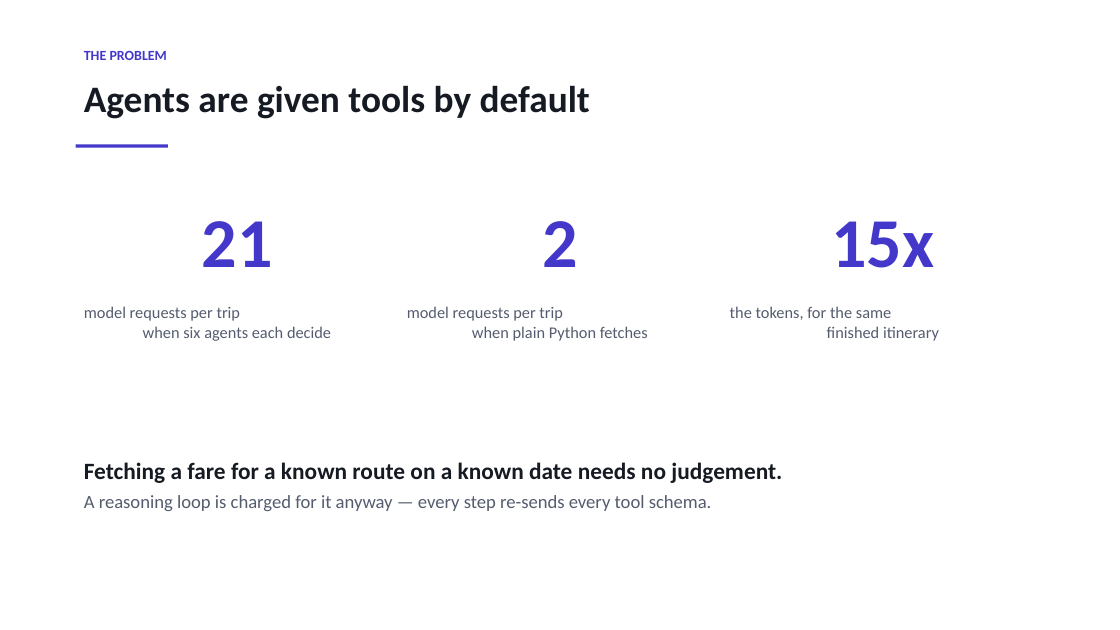
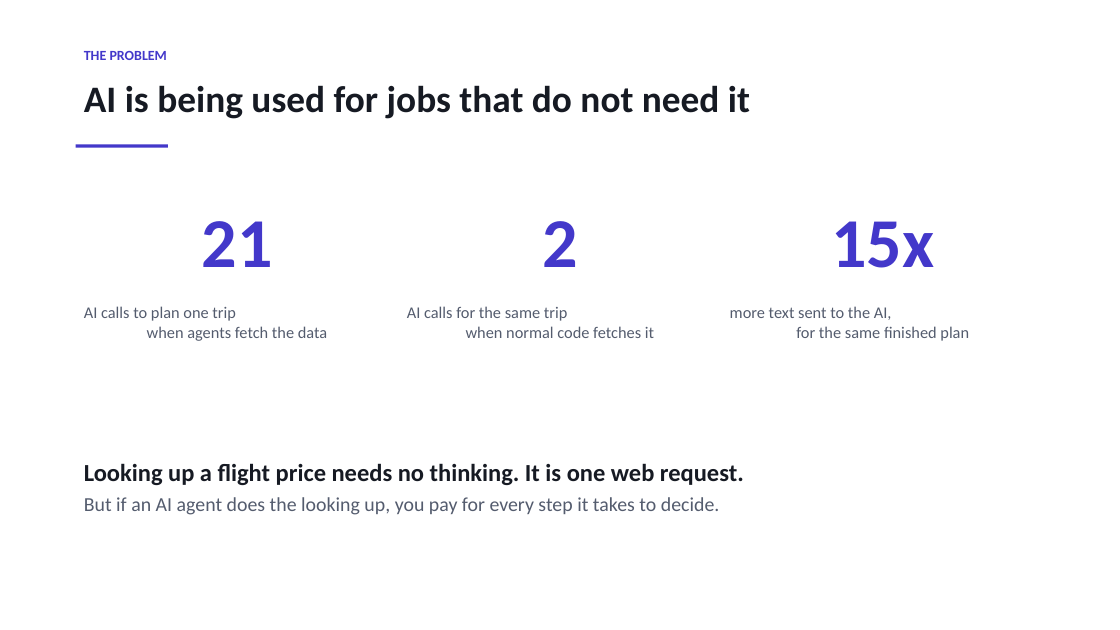
Before and after one commit to sherali143/Trip-Planner, a slide deck: slide 2 of submission/CMP7200_Viva_Presentation.pptx. Drawn at 1120x630 pixels with LibreOffice and Linux fonts; fonts in the diff are those of the drawing. Boxes give left, top, right and bottom in pixels: in the first picture for what was removed or moved away, otherwise in the second. Text is boxed around its words. In the diff, an @@ line names an element or a change of style, - is before the commit and + after.

```diff
--- a/submission/CMP7200_Viva_Presentation.pptx
+++ b/submission/CMP7200_Viva_Presentation.pptx
@@ text at (x1=84, y1=85, x2=750, y2=119): text changed @@
-Agents are given tools by default
+AI is being used for jobs that do not need it
@@ text at (x1=84, y1=306, x2=327, y2=341): text changed @@
-model requests per trip
-when six agents each decide
+AI calls to plan one trip
+when agents fetch the data
@@ text at (x1=407, y1=306, x2=654, y2=338): text changed @@
-model requests per trip
-when plain Python fetches
+AI calls for the same trip
+when normal code fetches it
@@ text at (x1=730, y1=306, x2=969, y2=341): text changed @@
-the tokens, for the same
-finished itinerary
+more text sent to the AI,
+for the same finished plan
@@ text at (x1=84, y1=463, x2=744, y2=515): text changed; size 16 to 17 pt @@
-Fetching a fare for a known route on a known date needs no judgement.
-A reasoning loop is charged for it anyway — every step re-sends every tool schema.
+Looking up a flight price needs no thinking. It is one web request.
+But if an AI agent does the looking up, you pay for every step it takes to decide.
```
Also in this commit, not shown: 12 other slides changed, 4 slides added, 2 slides removed, 3 other files.
